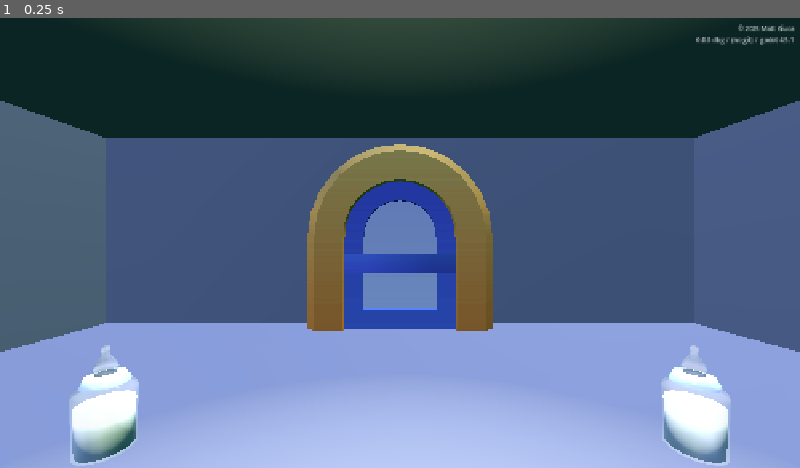
Above: before the commit, frame 1.
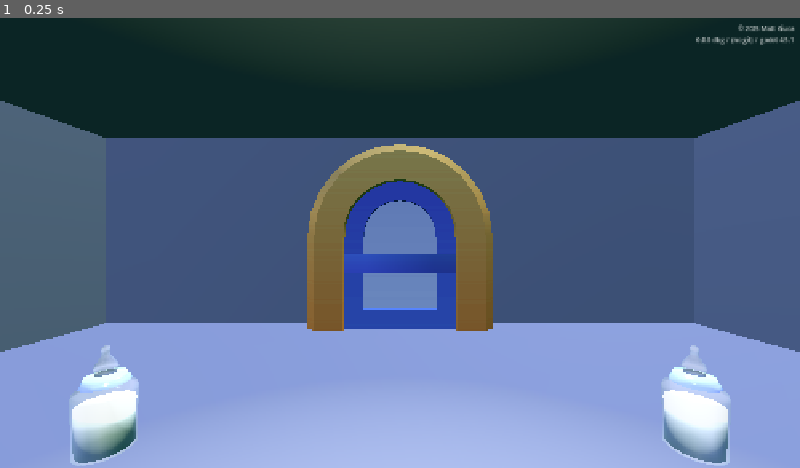
Above: after the commit, the same moment.

Repository: mgiuca/two-hands
Game: Godot game, scene res://scenes/levels/babies.tscn
The game is run twice, just before and just after one commit, with the same random seed, the same clock (stepped at 60 frames per second) and the same inputs. This scene is started directly instead of the project's main scene. Sound files missing from this copy of the repository are replaced by a short silence.
Inputs:
- Up to frame 1 (0.25 s): no input

The runs differ from the first frame. In frame 1, 0.5% of the frame differs, in the area x 9-91%, y 78-94%.

Commit message:
babies: Dim light.

Diff:
--- a/scenes/levels/babies.tscn
+++ b/scenes/levels/babies.tscn
@@ -242,7 +242,7 @@
 [node name="SecondaryLight" type="OmniLight3D" parent="." index="11"]
 transform = Transform3D(1, 0, 0, 0, 1, 0, 0, 0, 1, 0, 2.228, 0)
 light_color = Color(1, 0.94133335, 0.68, 1)
-light_energy = 0.5
+light_energy = 0.3
 shadow_enabled = true
 omni_range = 3.866
 
